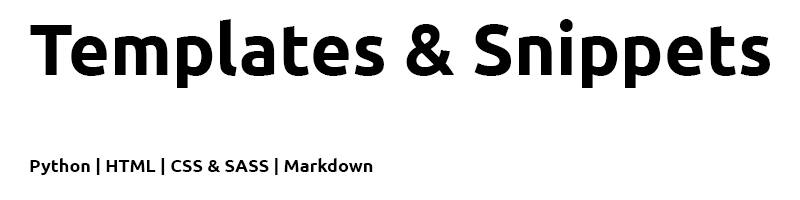
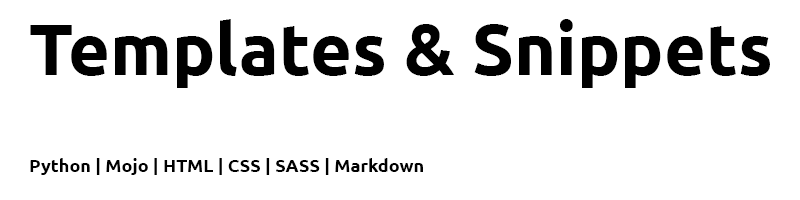
Layer changes from the first w=800, h=200 image to the second:
renamed "Python | HTML | CSS & SASS | Markdown" to "Python | Mojo | HTML | CSS | SASS | Markdown", painted on it over [106,158,423,175]
